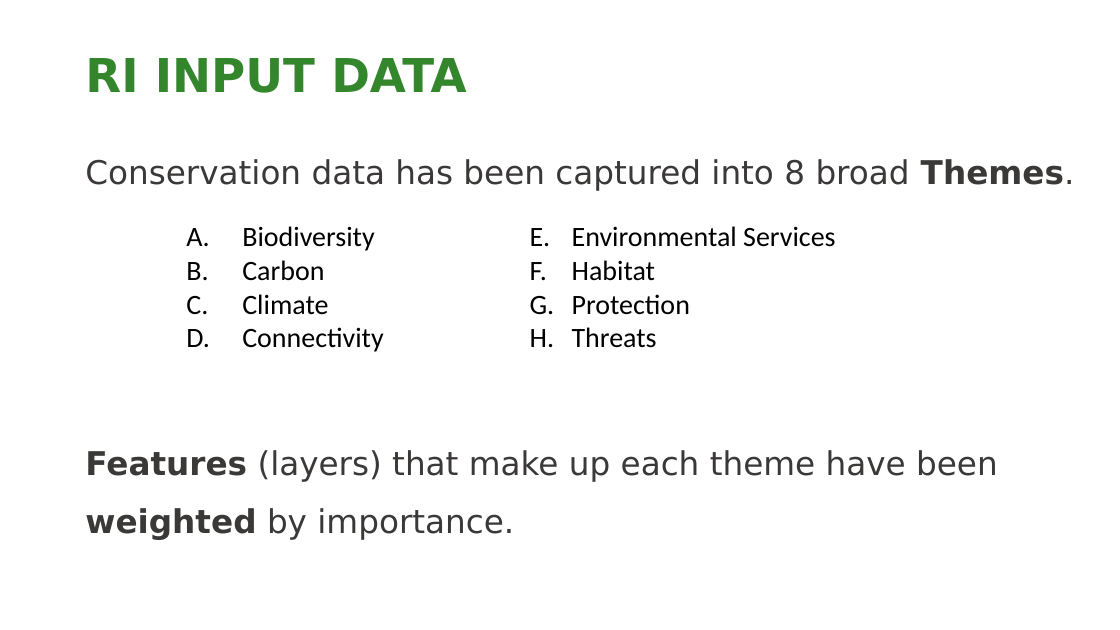
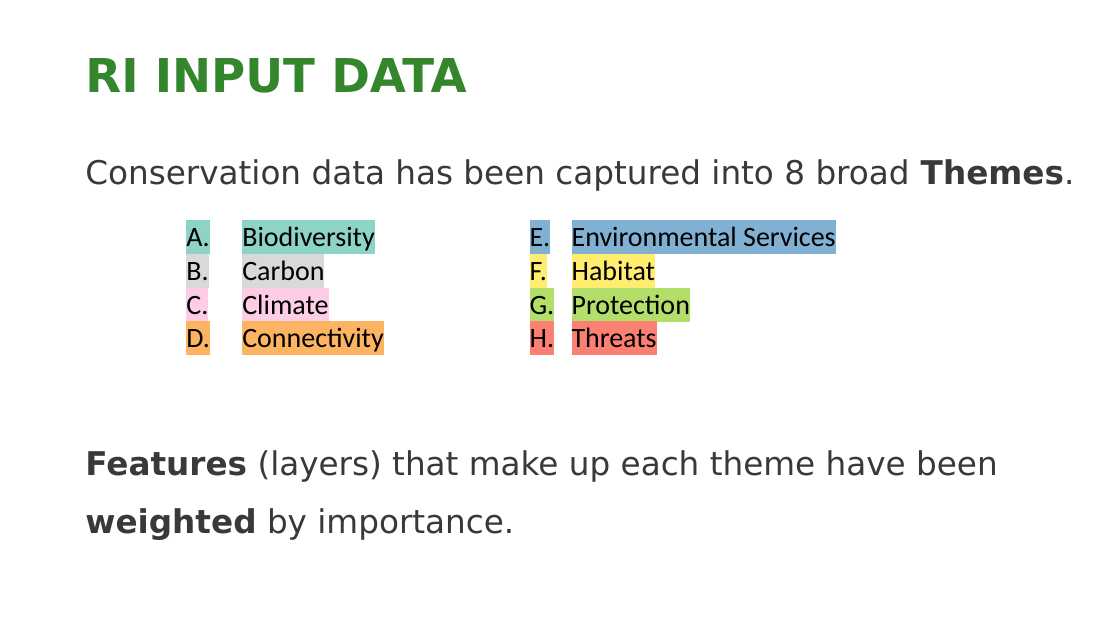
Before and after one commit to NCC-CNC/RI-proto, a slide deck: slide 3 of www/RI_GUIDE.pptx. Drawn at 1120x630 pixels with LibreOffice and Linux fonts; fonts in the diff are those of the drawing; background and template pictures are left out. Boxes give left, top, right and bottom in pixels: in the first picture for what was removed or moved away, otherwise in the second. Text is boxed around its words. In the diff, an @@ line names an element or a change of style, - is before the commit and + after.

```diff
--- a/www/RI_GUIDE.pptx
+++ b/www/RI_GUIDE.pptx
@@ text "Biodiversity" at <box>242,226,383,352</box>: highlight none to #8DD3C7 in "Biodiversity"; highlight none to #D9D9D9 in "Carbon"; highlight none to #FCCDE5 in "Climate"; highlight none to #FDB462 in "Connectivity" @@
@@ text "Environmental Services" at <box>572,226,835,348</box>: highlight none to #80B1D3 in "Environmental Services"; highlight none to #FFED6F in "Habitat"; highlight none to #B3DE69 in "Protection"; highlight none to #FB8072 in "Threats" @@
```
Also in this commit, not shown: 5 other slides changed, 3 other files.
